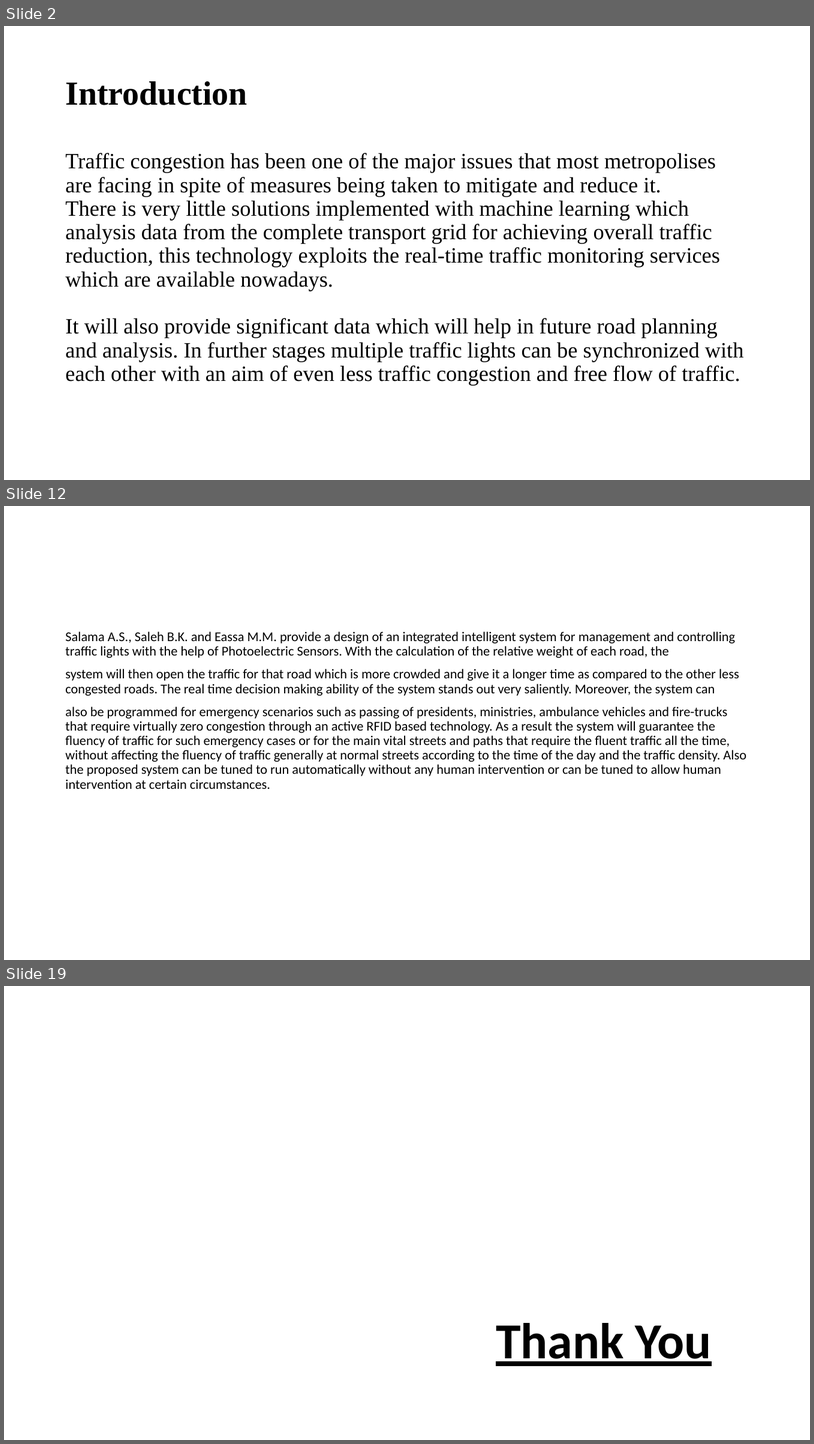
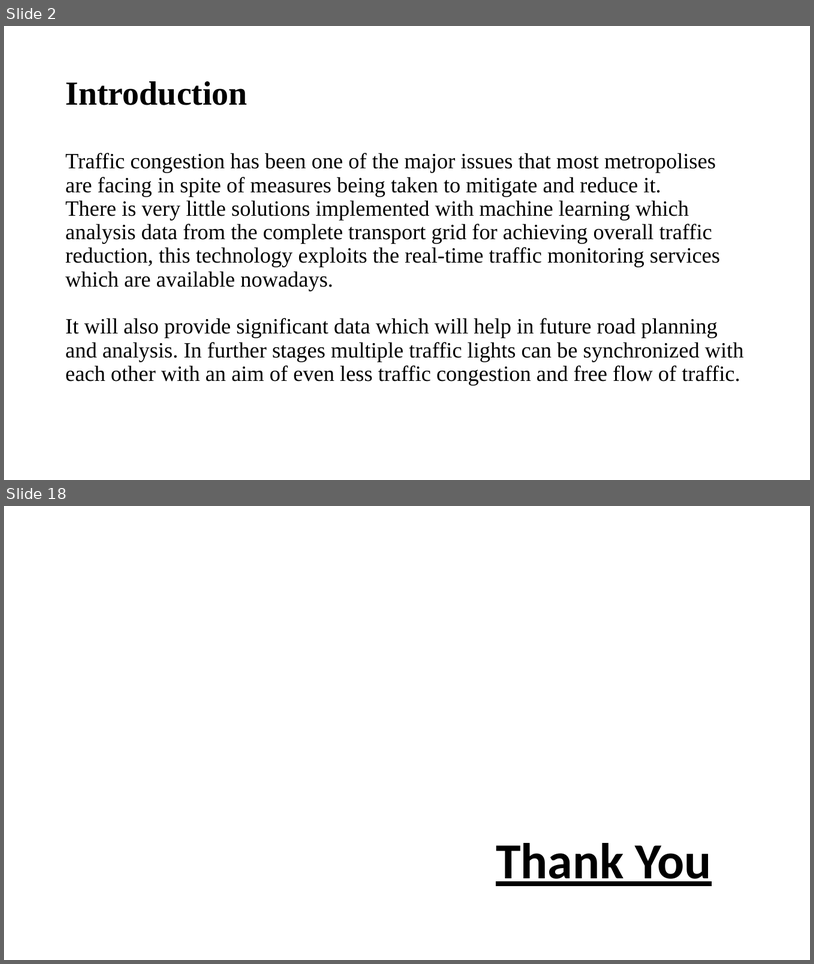
Before and after one commit to kamaljohnson/adaptive-traffic-signal-control, a slide deck: documents/Litrature Review.pptx. Shown one above the other, each under a label of ours: slides 2, 12 and 19 before the commit, slides 2 and 18 after it; the slides between them are not shown. The pictures are 814x1444 and 814x964 pixels, drawn with LibreOffice and Linux fonts; fonts in the diff are those of the drawing. Boxes give left, top, right and bottom in pixels: in the first picture for what was removed or moved away, otherwise in the second. Text is boxed around its words. In the diff, an @@ line names an element or a change of style, - is before the commit and + after.

```diff
--- a/documents/Litrature Review.pptx
+++ b/documents/Litrature Review.pptx
@@ slide 12 removed at bbox=[4, 506, 810, 960], background #FFFFFF @@
@@ text removed at bbox=[65, 631, 747, 789] @@
-Salama A.S., Saleh B.K. and Eassa M.M. provide a design of an integrated intelligent system for management and controlling traffic lights with the help of Photoelectric Sensors. With the calculation of the relative weight of each road, the
-system will then open the traffic for that road which is more crowded and give it a longer time as compared to the other less congested roads. The real time decision making ability of the system stands out very saliently. Moreover, the system can
-also be programmed for emergency scenarios such as passing of presidents, ministries, ambulance vehicles and fire-trucks that require virtually zero congestion through an active RFID based technology. As a result the system will guarantee the fluency of traffic for such emergency cases or for the main vital streets and paths that require the fluent traffic all the time, without affecting the fluency of traffic generally at normal streets according to the time of the day and the traffic density. Also the proposed system can be tuned to run automatically without any human intervention or can be tuned to allow human intervention at certain circumstances.
@@ what was slide 19 is now slide 18 @@
```
Also in this commit, not shown: 12 slides changed, 4 slides added, 4 other slides removed.
